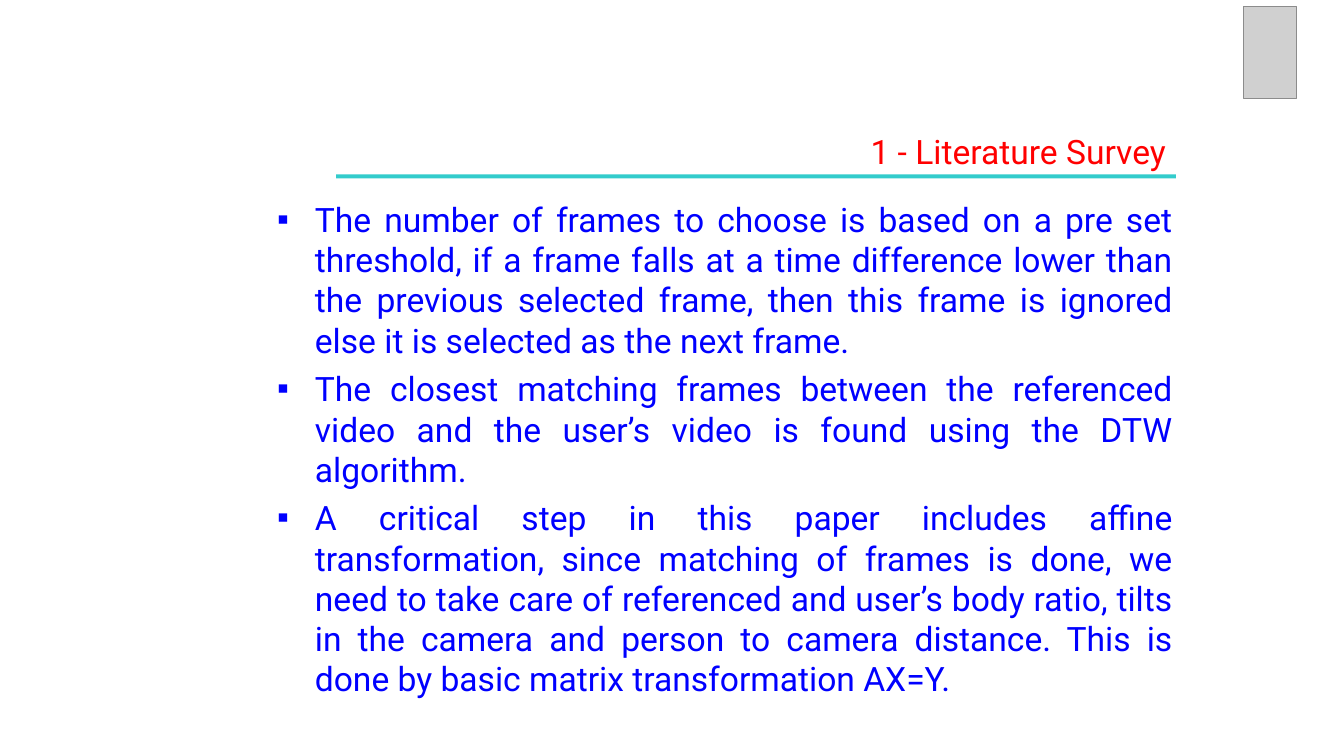
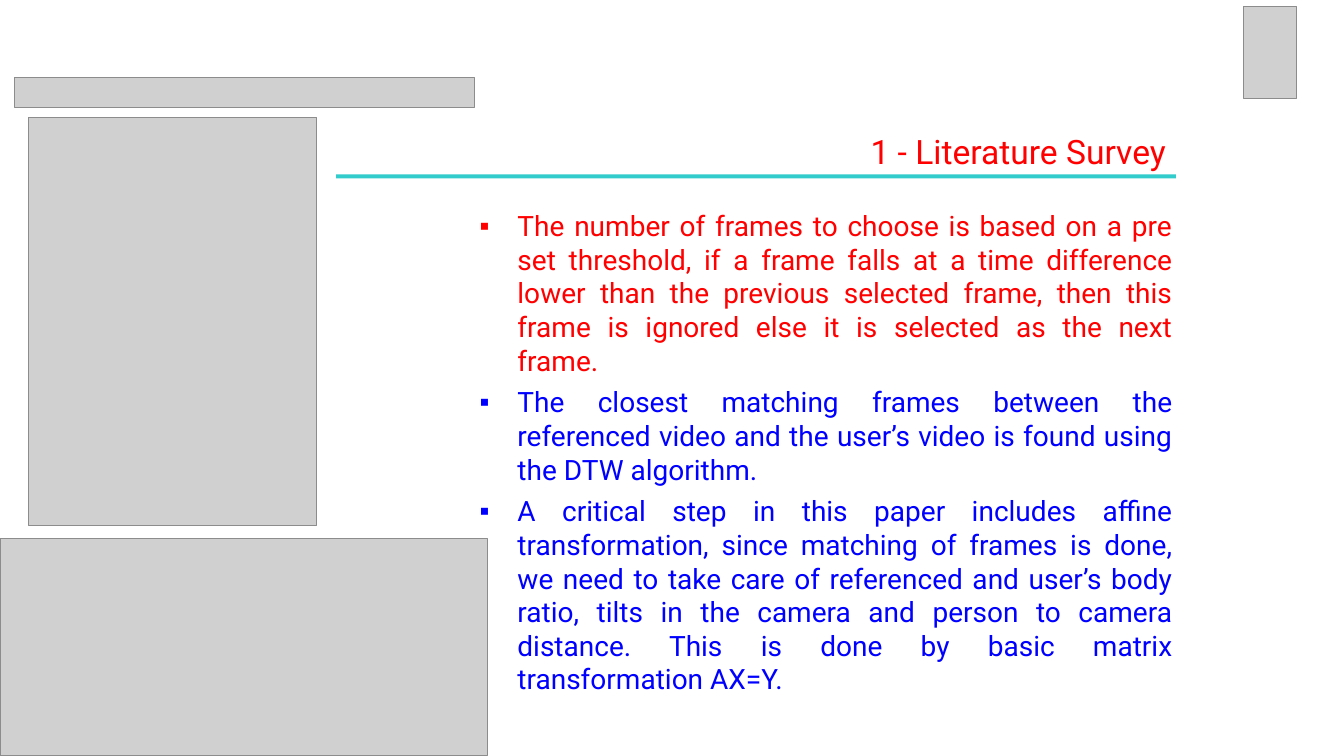
Before and after one commit to VishnuJG/CV-Workout, a slide deck: slide 9 of LiteratureSurvey/UE19CS390A_REVIEW 2.pptx (slide 10 before the commit). Drawn at 1344x756 pixels with LibreOffice and Linux fonts; fonts in the diff are those of the drawing; grey boxes stand for pictures. Boxes give left, top, right and bottom in pixels: in the first picture for what was removed or moved away, otherwise in the second. Text is boxed around its words. In the diff, an @@ line names an element or a change of style, - is before the commit and + after.

```diff
--- a/LiteratureSurvey/UE19CS390A_REVIEW 2.pptx
+++ b/LiteratureSurvey/UE19CS390A_REVIEW 2.pptx
@@ picture added at (15, 78, 475, 108) @@
@@ picture added at (29, 117, 318, 525) @@
@@ text "The number of frames to ...": place and size @@
-text "The number of frames to ..." at (315, 206, 1173, 698)
+text "The number of frames to ..." at (517, 214, 1172, 690)
@@ text "The number of frames to ..." at (517, 214, 1172, 690): size 24 to 20 pt; text colour #0000FF to #FF0000 in "The number of frames to choose is ..." @@
@@ picture added at (0, 538, 487, 756) @@
```
Also in this commit, not shown: 17 other slides changed, 7 slides added, 3 slides removed, 1 other file.
